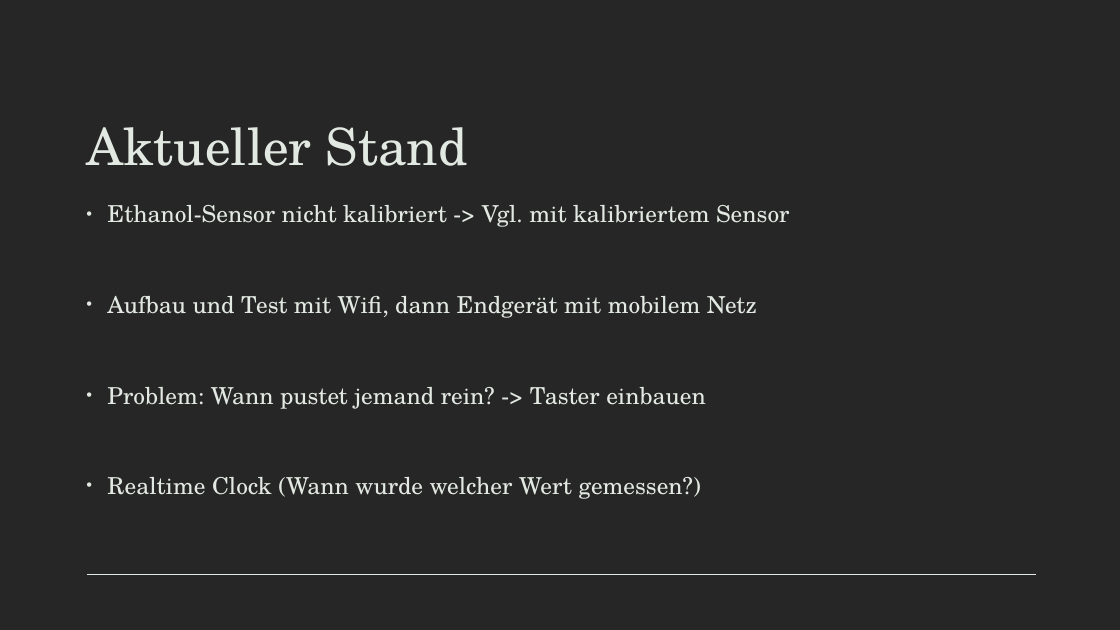
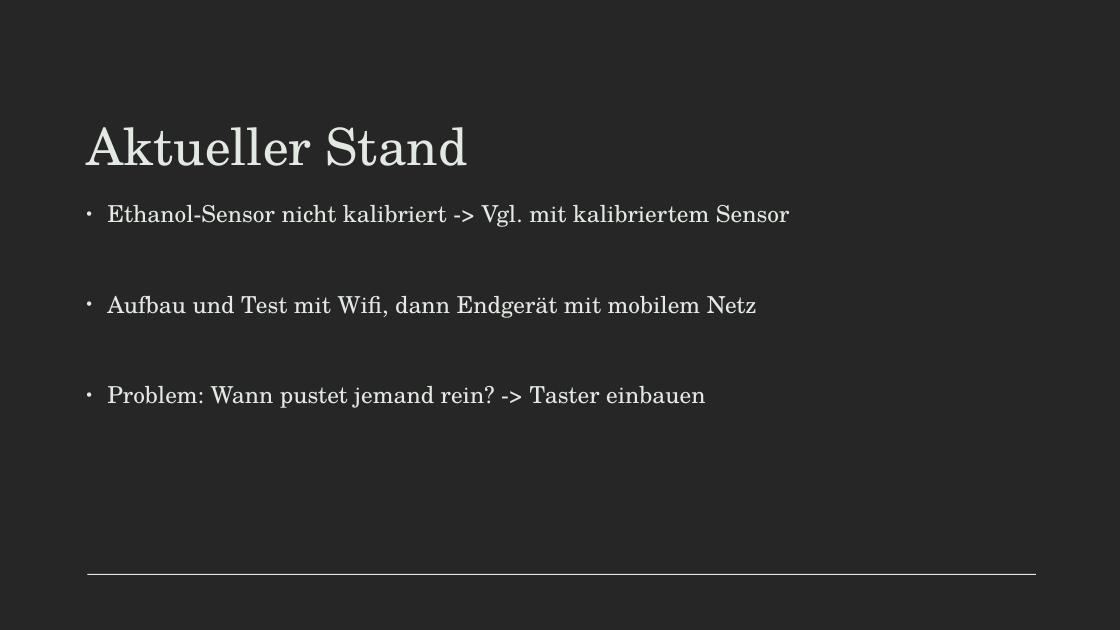
Before and after one commit to B4ldur-ts/smart-booze, a slide deck: slide 5 of Smartbooze.pptx. Drawn at 1120x630 pixels with LibreOffice and Linux fonts; fonts in the diff are those of the drawing. Boxes give left, top, right and bottom in pixels: in the first picture for what was removed or moved away, otherwise in the second. Text is boxed around its words. In the diff, an @@ line names an element or a change of style, - is before the commit and + after.

```diff
--- a/Smartbooze.pptx
+++ b/Smartbooze.pptx
@@ text at [107,477,701,499]: paragraph removed @@
-• Realtime Clock (Wann wurde welcher Wert gemessen?)
```
Also in this commit, not shown: 4 other slides changed.
